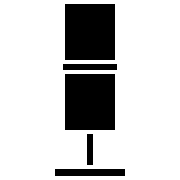
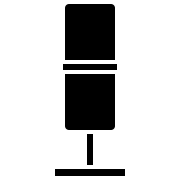
Before/after of a 180 x 180 layered artwork. What changed in the layer stack:
added layer "Rounded Bottom" above "Rounded Top" over [65, 126, 115, 130]
added layer "Rounded Top" above "Shape 1" over [65, 4, 115, 8]
hid "Microphone copy" over [65, 126, 115, 130]
hid "Microphone" over [65, 4, 115, 8]
